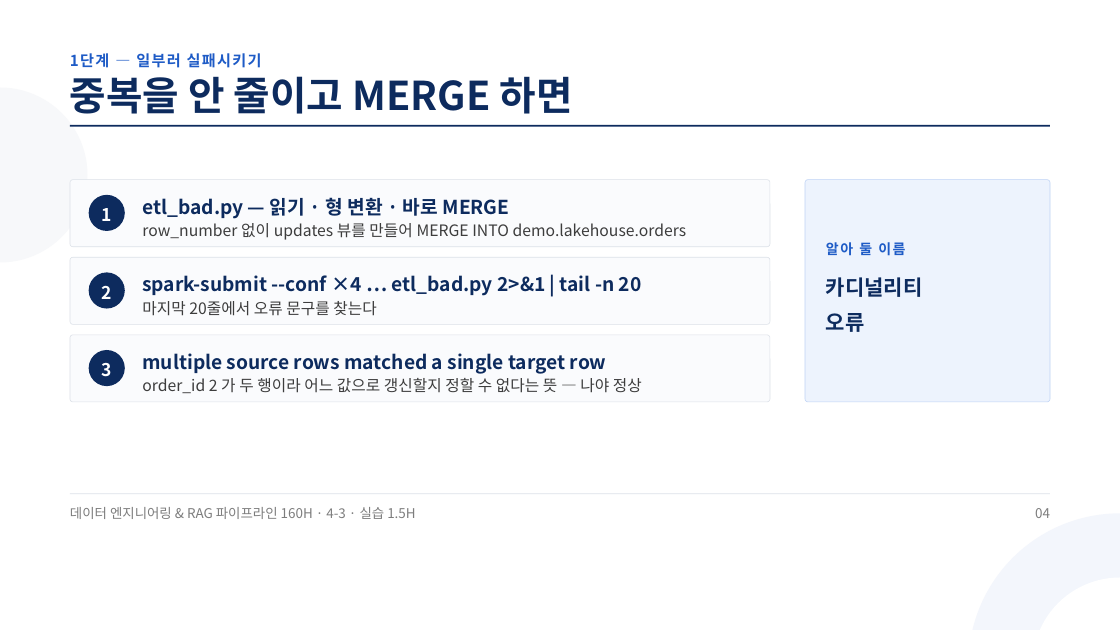
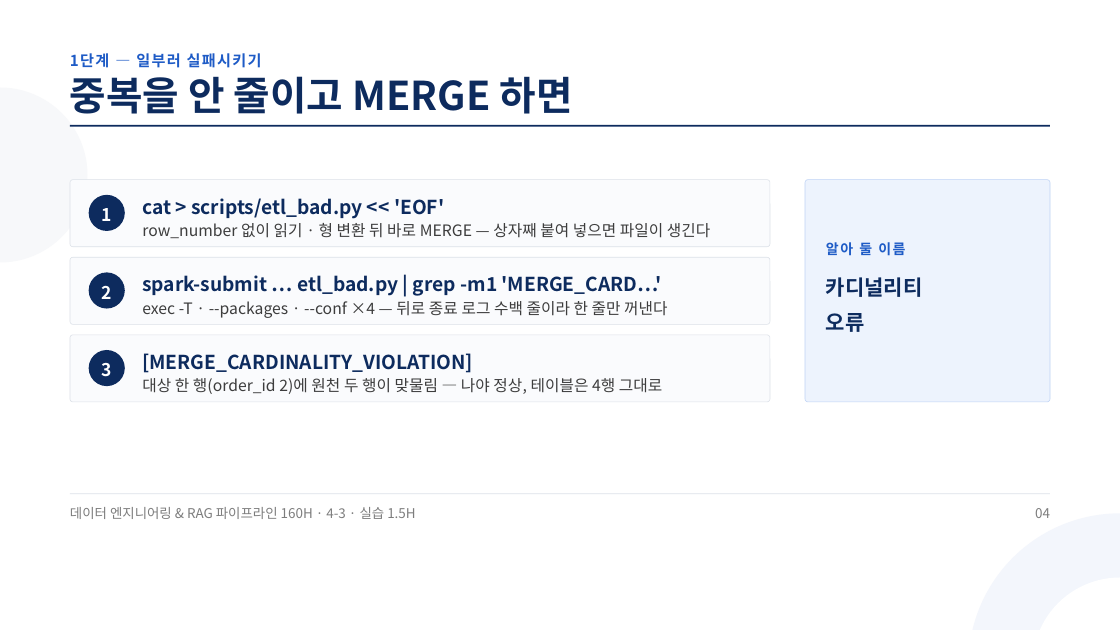
Before and after one commit to aebonlee/materials, a slide deck: slide 4 of data-eng/decks/w4d3s3.pptx. Drawn at 1120x630 pixels with LibreOffice and Linux fonts; fonts in the diff are those of the drawing. Boxes give left, top, right and bottom in pixels: in the first picture for what was removed or moved away, otherwise in the second. Text is boxed around its words. In the diff, an @@ line names an element or a change of style, - is before the commit and + after.

```diff
--- a/data-eng/decks/w4d3s3.pptx
+++ b/data-eng/decks/w4d3s3.pptx
@@ text at box(142, 198, 444, 219): text changed @@
-etl_bad.py — 읽기 · 형 변환 · 바로 MERGE
+cat > scripts/etl_bad.py << 'EOF'
@@ text at box(142, 223, 710, 238): text changed @@
-row_number 없이 updates 뷰를 만들어 MERGE INTO demo.lakehouse.orders
+row_number 없이 읽기 · 형 변환 뒤 바로 MERGE — 상자째 붙여 넣으면 파일이 생긴다
@@ text at box(142, 275, 663, 296): text changed @@
-spark-submit --conf ×4 … etl_bad.py 2>&1 | tail -n 20
+spark-submit … etl_bad.py | grep -m1 'MERGE_CARD…'
@@ text at box(142, 301, 667, 318): text changed @@
-마지막 20줄에서 오류 문구를 찾는다
+exec -T · --packages · --conf ×4 — 뒤로 종료 로그 수백 줄이라 한 줄만 꺼낸다
@@ text at box(142, 353, 473, 373): text changed @@
-multiple source rows matched a single target row
+[MERGE_CARDINALITY_VIOLATION]
@@ text at box(142, 378, 662, 394): text changed @@
-order_id 2 가 두 행이라 어느 값으로 갱신할지 정할 수 없다는 뜻 — 나야 정상
+대상 한 행(order_id 2)에 원천 두 행이 맞물림 — 나야 정상, 테이블은 4행 그대로
```
Also in this commit, not shown: 8 other slides changed, 12 other files.
